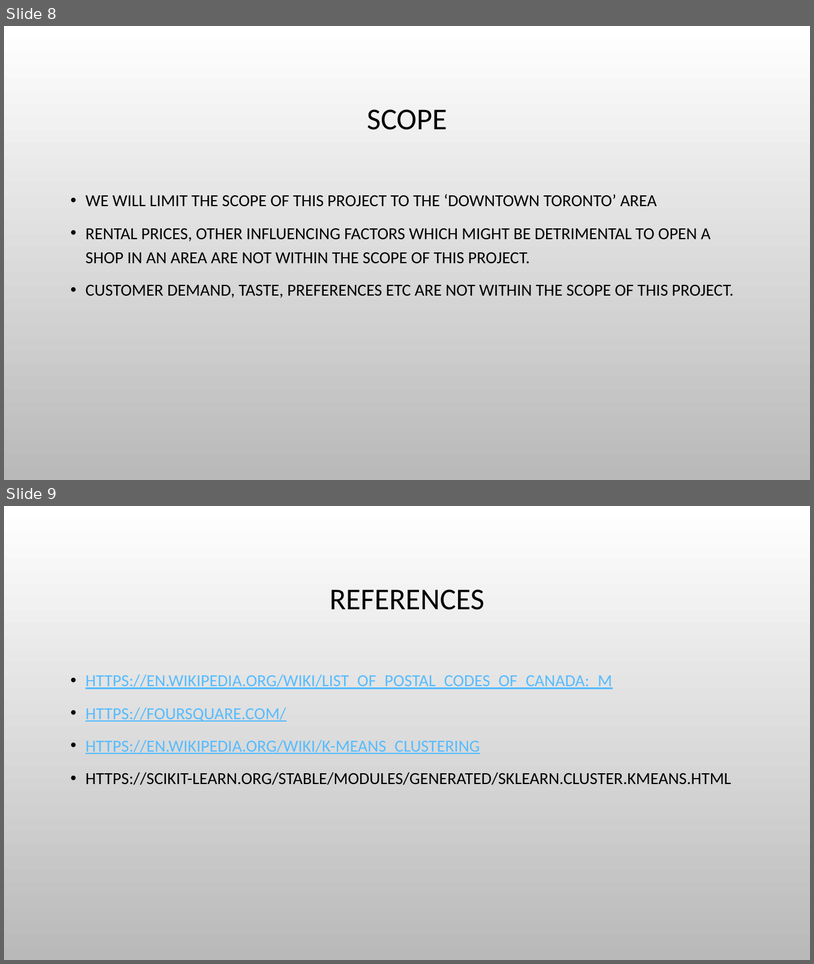
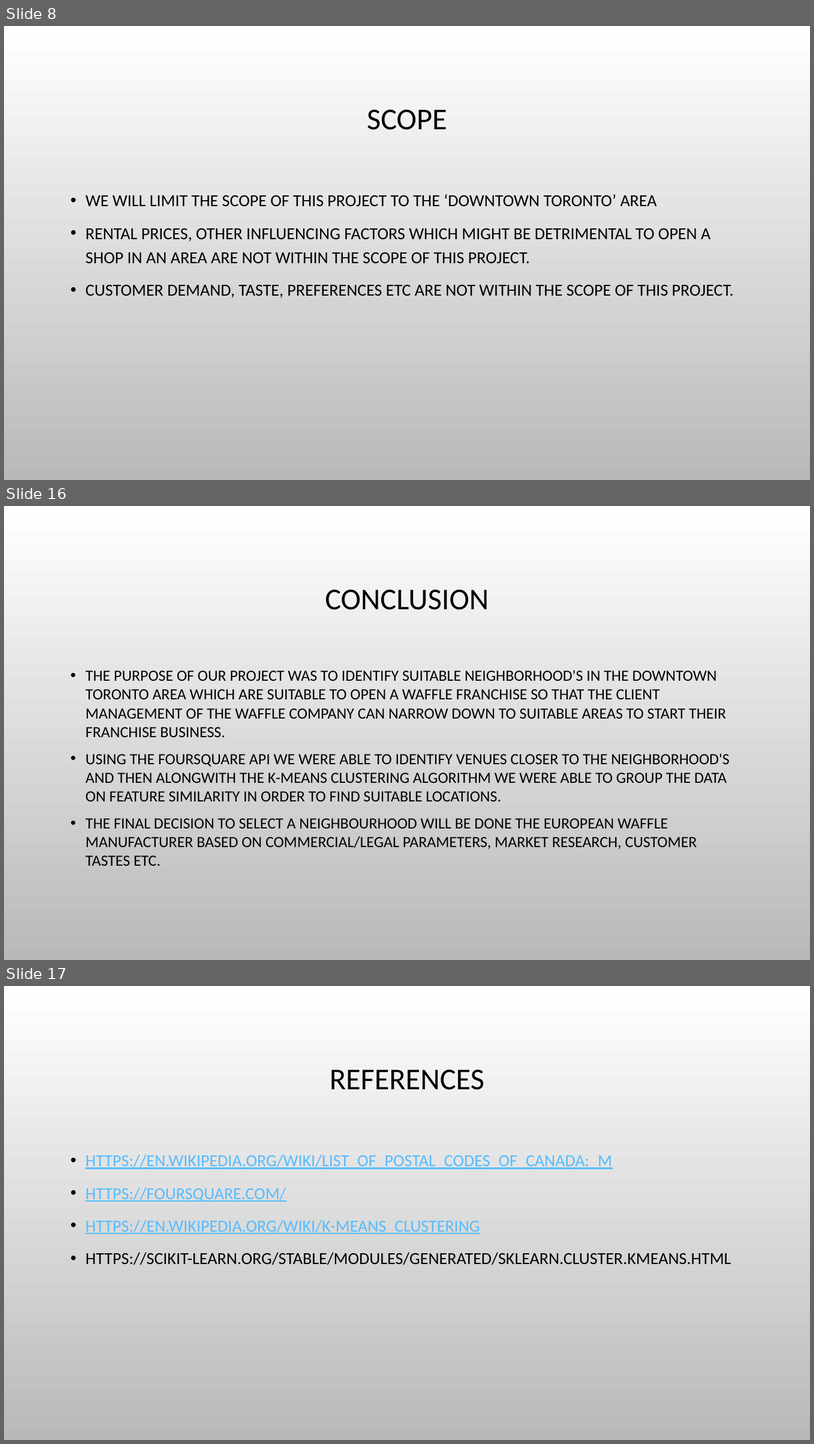
Before and after one commit to liyanshu09/Capstone-Project, a slide deck: IBM DataSCIENCE CAPTSTONE Project.pptx. Shown one above the other, each under a label of ours: slides 8 and 9 before the commit, slides 8, 16 and 17 after it; the slides between them are not shown. The pictures are 814x964 and 814x1444 pixels, drawn with LibreOffice and Linux fonts; fonts in the diff are those of the drawing; background and template pictures are left out. Boxes give left, top, right and bottom in pixels: in the first picture for what was removed or moved away, otherwise in the second. Text is boxed around its words. In the diff, an @@ line names an element or a change of style, - is before the commit and + after.

```diff
--- a/IBM DataSCIENCE CAPTSTONE Project.pptx
+++ b/IBM DataSCIENCE CAPTSTONE Project.pptx
@@ slide 16 added at [4,506,810,960], background picture (left out) @@
@@ title added at [325,589,489,610], 36 pt, text #000000 @@
+CONCLUSION
@@ text added at [86,670,729,865], 18.5 pt, text #000000 @@
+• THE PURPOSE OF OUR PROJECT WAS TO IDENTIFY SUITABLE NEIGHBORHOOD'S IN THE DOWNTOWN TORONTO AREA WHICH ARE SUITABLE TO OPEN A WAFFLE FRANCHISE SO THAT THE CLIENT MANAGEMENT OF THE WAFFLE COMPANY CAN NARROW DOWN TO SUITABLE AREAS TO START THEIR FRANCHISE BUSINESS.
+• USING THE FOURSQUARE API WE WERE ABLE TO IDENTIFY VENUES CLOSER TO THE NEIGHBORHOOD'S AND THEN ALONGWITH THE K-MEANS CLUSTERING ALGORITHM WE WERE ABLE TO GROUP THE DATA ON FEATURE SIMILARITY IN ORDER TO FIND SUITABLE LOCATIONS.
+• THE FINAL DECISION TO SELECT A NEIGHBOURHOOD WILL BE DONE THE EUROPEAN WAFFLE MANUFACTURER BASED ON COMMERCIAL/LEGAL PARAMETERS, MARKET RESEARCH, CUSTOMER TASTES ETC.
@@ what was slide 9 is now slide 17 @@
```
Also in this commit, not shown: 7 other slides added.
